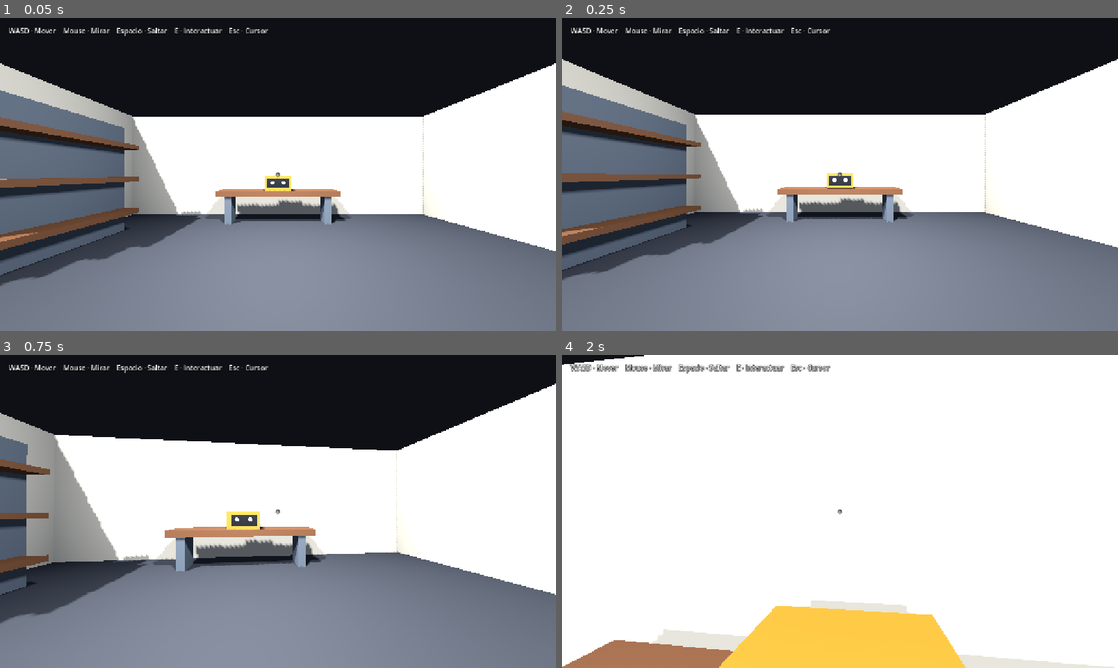
Above: before the commit, frames 1-4 (two rows, left to right).
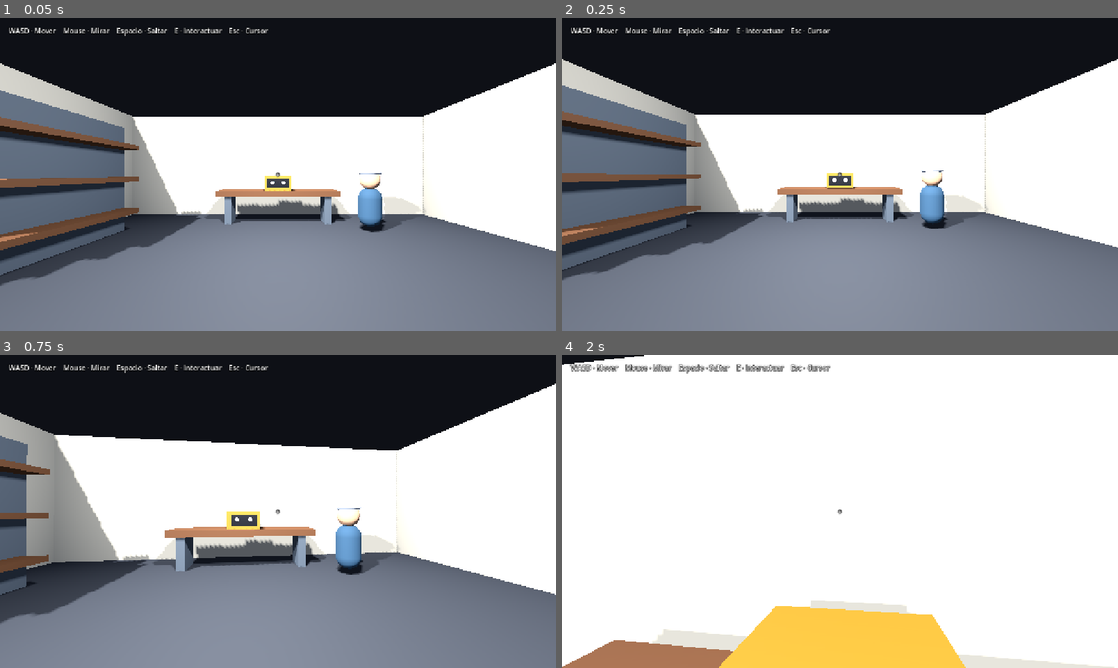
Above: after the commit, the same moments.

Repository: IDozy/starlightlegacy
Game: Godot game, scene res://scenes/main/main.tscn
Same seed, same stepped clock (60 frames per second), same inputs: the game is played once before the commit and once after it.
Inputs (mouse positions are in pixels of both pictures, inside the frame that each line leads up to):
- Up to frame 1 (0.05 s): no input
- Up to frame 2 (0.25 s): no input
- Up to frame 3 (0.75 s): tap Enter at 0.5 s; move the mouse to (305, 511) at 0.52 s; hold W from 0.53 s (still down); tap E at 0.6 s; click (305, 511) at 0.67 s
- Up to frame 4 (2 s): keep holding W; tap Space at 0.77, 1.07, 1.52, 1.55, 1.82 s; tap Enter at 0.8, 1.35 s; move the mouse to (812, 511) at 1.27 s; click (812, 511) at 1.42 s

The runs differ from the first frame. In frame 1, 1.0% of the frame differs, in the area x 64-77%, y 49-69%; in frame 2, 1.0%; in frame 3, 1.2%, in the area x 60-72%, y 48-71%; in frame 4, nothing differs.

Commit message:
feat: Sprint 003 flujo narrativo y primer recuerdo
Validated end-to-end in Godot Desktop and Web.

Diff:
--- /dev/null
+++ b/levels/nasa_memory_01/nasa_memory_01.gd
@@ -0,0 +1,106 @@
+extends Node3D
+
+const SCENE_PORTAL := preload("res://systems/navigation/scene_portal.tscn")
+
+const FLOOR_COLOR := Color(0.14, 0.16, 0.18)
+const WALL_COLOR := Color(0.62, 0.64, 0.62)
+const CONSOLE_COLOR := Color(0.19, 0.24, 0.25)
+const PANEL_COLOR := Color(0.07, 0.10, 0.11)
+const ACCENT_COLOR := Color(0.88, 0.55, 0.16)
+
+@onready var player = $Player
+@onready var interaction_prompt: Label = $HUD/InteractionPrompt
+
+
+func _ready() -> void:
+	_build_environment()
+	_build_lab()
+	player.connect("interaction_prompt_changed", _on_interaction_prompt_changed)
+	interaction_prompt.visible = false
+
+
+func _on_interaction_prompt_changed(prompt: String) -> void:
+	interaction_prompt.text = prompt
+	interaction_prompt.visible = not prompt.is_empty()
+
+
+func _build_environment() -> void:
+	var world_environment := WorldEnvironment.new()
+	var environment := Environment.new()
+	environment.background_mode = Environment.BG_COLOR
+	environment.background_color = Color(0.025, 0.035, 0.045)
+	environment.ambient_light_source = Environment.AMBIENT_SOURCE_COLOR
+	environment.ambient_light_color = Color(0.58, 0.63, 0.68)
+	environment.ambient_light_energy = 0.75
+	world_environment.environment = environment
+	add_child(world_environment)
+
+	var key_light := DirectionalLight3D.new()
+	key_light.rotation_degrees = Vector3(-52.0, 25.0, 0.0)
+	key_light.light_energy = 0.9
+	key_light.shadow_enabled = true
+	add_child(key_light)
+
+	var lab_light := OmniLight3D.new()
+	lab_light.position = Vector3(0.0, 3.0, -1.0)
+	lab_light.omni_range = 10.0
+	lab_light.light_energy = 5.0
+	lab_light.light_color = Color(0.84, 0.9, 1.0)
+	lab_light.shadow_enabled = true
+	add_child(lab_light)
+
+
+func _build_lab() -> void:
+	_create_static_box("Floor", Vector3(0, -0.1, 0), Vector3(14, 0.2, 12), FLOOR_COLOR)
+	_create_static_box("BackWall", Vector3(0, 2.2, -6), Vector3(14, 4.4, 0.2), WALL_COLOR)
+	_create_static_box("LeftWall", Vector3(-7, 2.2, 0), Vector3(0.2, 4.4, 12), WALL_COLOR)
+	_create_static_box("RightWall", Vector3(7, 2.2, 0), Vector3(0.2, 4.4, 12), WALL_COLOR)
+
+	# Consolas de navegación provisionales, inspiradas en laboratorios de mediados del siglo XX.
+	_create_static_box("ConsoleLeft", Vector3(-2.6, 0.7, -3.6), Vector3(3.2, 1.4, 1.1), CONSOLE_COLOR)
+	_create_static_box("ConsoleRight", Vector3(2.6, 0.7, -3.6), Vector3(3.2, 1.4, 1.1), CONSOLE_COLOR)
+	_create_static_box("PanelLeft", Vector3(-2.6, 1.55, -4.05), Vector3(2.6, 1.3, 0.18), PANEL_COLOR)
+	_create_static_box("PanelRight", Vector3(2.6, 1.55, -4.05), Vector3(2.6, 1.3, 0.18), PANEL_COLOR)
+
+	for x in [-3.35, -2.6, -1.85, 1.85, 2.6, 3.35]:
+		_create_static_box(
+			"Indicator_%s" % str(x),
+			Vector3(x, 1.6, -3.94),
+			Vector3(0.16, 0.16, 0.08),
+			ACCENT_COLOR
+		)
+
+	var portal := SCENE_PORTAL.instantiate()
+	portal.position = Vector3(0.0, 0.65, 4.6)
+	add_child(portal)
+
+
+func _create_static_box(
+	box_name: String,
+	box_position: Vector3,
+	box_size: Vector3,
+	color: Color
+) -> StaticBody3D:
+	var body := StaticBody3D.new()
+	body.name = box_name
+	body.position = box_position
+
+	var mesh_instance := MeshInstance3D.new()
+	var mesh := BoxMesh.new()
+	mesh.size = box_size
+
+	var material := StandardMaterial3D.new()
+	material.albedo_color = color
+	material.roughness = 0.8
+	mesh.material = material
+	mesh_instance.mesh = mesh
+	body.add_child(mesh_instance)
+
+	var collision := CollisionShape3D.new()
+	var shape := BoxShape3D.new()
+	shape.size = box_size
+	collision.shape = shape
+	body.add_child(collision)
+
+	add_child(body)
+	return body
--- /dev/null
+++ b/levels/nasa_memory_01/nasa_memory_01.tscn
@@ -0,0 +1,70 @@
+[gd_scene load_steps=3 format=3]
+
+[ext_resource type="Script" path="res://levels/nasa_memory_01/nasa_memory_01.gd" id="1_memory"]
+[ext_resource type="PackedScene" path="res://scenes/player/player.tscn" id="2_player"]
+
+[node name="NasaMemory01" type="Node3D"]
+script = ExtResource("1_memory")
+
+[node name="Player" parent="." instance=ExtResource("2_player")]
+position = Vector3(0, 1.0, 2.8)
+
+[node name="HUD" type="CanvasLayer" parent="."]
+
+[node name="MemoryTitle" type="Label" parent="HUD"]
+offset_left = 24.0
+offset_top = 20.0
+offset_right = 620.0
+offset_bottom = 82.0
+text = "RECUERDO 01 · LABORATORIO DE NAVEGACIÓN"
+theme_override_font_sizes/font_size = 22
+theme_override_colors/font_color = Color(0.94, 0.76, 0.4, 1)
+theme_override_colors/font_outline_color = Color(0, 0, 0, 0.85)
+theme_override_constants/outline_size = 6
+
+[node name="MemorySubtitle" type="Label" parent="HUD"]
+offset_left = 24.0
+offset_top = 54.0
+offset_right = 650.0
+offset_bottom = 94.0
+text = "Un primer vistazo al pasado del abuelo."
+theme_override_font_sizes/font_size = 16
+theme_override_colors/font_outline_color = Color(0, 0, 0, 0.85)
+theme_override_constants/outline_size = 5
+
+[node name="Crosshair" type="Label" parent="HUD"]
+anchors_preset = 8
+anchor_left = 0.5
+anchor_top = 0.5
+anchor_right = 0.5
+anchor_bottom = 0.5
+offset_left = -8.0
+offset_top = -14.0
+offset_right = 8.0
+offset_bottom = 14.0
+grow_horizontal = 2
+grow_vertical = 2
+text = "+"
+horizontal_alignment = 1
+vertical_alignment = 1
+theme_override_colors/font_outline_color = Color(0, 0, 0, 0.9)
+theme_override_constants/outline_size = 5
+
+[node name="InteractionPrompt" type="Label" parent="HUD"]
+visible = false
+anchor_left = 0.5
+anchor_top = 1.0
+anchor_right = 0.5
+anchor_bottom = 1.0
+offset_left = -220.0
+offset_top = -90.0
+offset_right = 220.0
+offset_bottom = -45.0
+grow_horizontal = 2
+grow_vertical = 0
+text = "E · Volver al taller"
+horizontal_alignment = 1
+vertical_alignment = 1
+theme_override_font_sizes/font_size = 20
+theme_override_colors/font_outline_color = Color(0, 0, 0, 0.9)
+theme_override_constants/outline_size = 7
--- a/levels/workshop/workshop.gd
+++ b/levels/workshop/workshop.gd
@@ -1,6 +1,7 @@
 extends Node3D
 
 const INSPECTABLE_OBJECT := preload("res://systems/interaction/inspectable_object.tscn")
+const GRANDFATHER := preload("res://systems/dialogue/grandfather_placeholder.tscn")
 
 const FLOOR_COLOR := Color(0.19, 0.20, 0.22)
 const WALL_COLOR := Color(0.73, 0.70, 0.63)
@@ -72,6 +73,11 @@
 	prototype_device.position = Vector3(0.0, 1.35, -3.65)
 	add_child(prototype_device)
 
+	var grandfather := GRANDFATHER.instantiate()
+	grandfather.position = Vector3(2.7, 0.0, -2.6)
+	grandfather.rotation_degrees = Vector3(0.0, -28.0, 0.0)
+	add_child(grandfather)
+
 
 func _create_static_box(
 	box_name: String,
--- a/project.godot
+++ b/project.godot
@@ -15,6 +15,10 @@
 config/features=PackedStringArray("4.7", "GL Compatibility")
 config/icon="res://icon.svg"
 
+[autoload]
+
+SceneTransition="*res://systems/navigation/scene_transition.gd"
+
 [display]
 
 window/size/viewport_width=1280
--- a/scenes/main/main.gd
+++ b/scenes/main/main.gd
@@ -1,6 +1,7 @@
 extends Node3D
 
 @onready var player = $Player
+@onready var dialogue_controller = $DialogueController
 @onready var crosshair: Label = $HUD/Crosshair
 @onready var interaction_prompt: Label = $HUD/InteractionPrompt
 @onready var inspection_info: Label = $HUD/InspectionInfo
@@ -9,6 +10,8 @@
 func _ready() -> void:
 	player.connect("interaction_prompt_changed", _on_interaction_prompt_changed)
 	player.connect("inspection_state_changed", _on_inspection_state_changed)
+	dialogue_controller.connect("dialogue_active_changed", _on_dialogue_active_changed)
+	dialogue_controller.connect("dialogue_finished", _on_dialogue_finished)
 
 	interaction_prompt.visible = false
 	inspection_info.visible = false
@@ -31,3 +34,21 @@
 		inspection_info.text = "%s\n%s\n\nMouse · Rotar    E / Esc · Volver" % [title, description]
 	else:
 		inspection_info.text = ""
+
+
+func _on_dialogue_active_changed(active: bool) -> void:
+	crosshair.visible = not active
+	if active:
+		interaction_prompt.visible = false
+
+
+func _on_dialogue_finished(dialogue_id: String) -> void:
+	if dialogue_id != "grandfather_intro":
+		return
+
+	if player.has_method("set_control_locked"):
+		player.call("set_control_locked", true)
+
+	var transition := get_node_or_null("/root/SceneTransition")
+	if transition != null and transition.has_method("fade_to_scene"):
+		transition.call("fade_to_scene", "res://levels/nasa_memory_01/nasa_memory_01.tscn")
--- a/scenes/main/main.tscn
+++ b/scenes/main/main.tscn
@@ -1,8 +1,9 @@
-[gd_scene load_steps=4 format=3]
+[gd_scene load_steps=5 format=3]
 
 [ext_resource type="PackedScene" path="res://levels/workshop/workshop.tscn" id="1_workshop"]
 [ext_resource type="PackedScene" path="res://scenes/player/player.tscn" id="2_player"]
 [ext_resource type="Script" path="res://scenes/main/main.gd" id="3_main"]
+[ext_resource type="Script" path="res://systems/dialogue/dialogue_controller.gd" id="4_dialogue"]
 
 [node name="Main" type="Node3D"]
 script = ExtResource("3_main")
@@ -11,6 +12,14 @@
 
 [node name="Player" parent="." instance=ExtResource("2_player")]
 position = Vector3(0, 1.0, 3.4)
+
+[node name="DialogueController" type="Node" parent="."]
+script = ExtResource("4_dialogue")
+player_path = NodePath("../Player")
+dialogue_panel_path = NodePath("../HUD/DialoguePanel")
+speaker_label_path = NodePath("../HUD/DialoguePanel/Speaker")
+text_label_path = NodePath("../HUD/DialoguePanel/Text")
+hint_label_path = NodePath("../HUD/DialoguePanel/Hint")
 
 [node name="HUD" type="CanvasLayer" parent="."]
 
@@ -75,3 +84,53 @@
 theme_override_font_sizes/font_size = 18
 theme_override_colors/font_outline_color = Color(0, 0, 0, 0.9)
 theme_override_constants/outline_size = 7
+
+[node name="DialoguePanel" type="ColorRect" parent="HUD"]
+visible = false
+anchors_preset = 15
+anchor_left = 0.12
+anchor_top = 0.68
+anchor_right = 0.88
+anchor_bottom = 0.94
+offset_left = 0.0
+offset_top = 0.0
+offset_right = 0.0
+offset_bottom = 0.0
+grow_horizontal = 2
+grow_vertical = 2
+mouse_filter = 2
+color = Color(0.035, 0.045, 0.065, 0.94)
+
+[node name="Speaker" type="Label" parent="HUD/DialoguePanel"]
+anchor_right = 1.0
+offset_left = 24.0
+offset_top = 16.0
+offset_right = -24.0
+offset_bottom = 48.0
+text = "Abuelo"
+theme_override_font_sizes/font_size = 22
+theme_override_colors/font_color = Color(0.94, 0.76, 0.4, 1)
+
+[node name="Text" type="Label" parent="HUD/DialoguePanel"]
+anchor_right = 1.0
+anchor_bottom = 1.0
+offset_left = 24.0
+offset_top = 54.0
+offset_right = -24.0
+offset_bottom = -42.0
+text = "Texto de diálogo"
+autowrap_mode = 2
+vertical_alignment = 1
+theme_override_font_sizes/font_size = 20
+
+[node name="Hint" type="Label" parent="HUD/DialoguePanel"]
+anchor_top = 1.0
+anchor_right = 1.0
+anchor_bottom = 1.0
+offset_left = 24.0
+offset_top = -38.0
+offset_right = -24.0
+offset_bottom = -10.0
+text = "E / Enter / clic · Continuar"
+horizontal_alignment = 2
+theme_override_colors/font_color = Color(0.72, 0.76, 0.82, 1)
--- a/scenes/player/player.gd
+++ b/scenes/player/player.gd
@@ -17,6 +17,7 @@
 var _inspected_object: Node = null
 var _inspection_visual: Node3D = null
 var _is_inspecting := false
+var _control_locked := false
 
 
 func _ready() -> void:
@@ -25,6 +26,9 @@
 
 
 func _unhandled_input(event: InputEvent) -> void:
+	if _control_locked:
+		return
+
 	if event is InputEventMouseButton and event.pressed:
 		if Input.mouse_mode != Input.MOUSE_MODE_CAPTURED:
 			_capture_mouse()
@@ -55,7 +59,7 @@
 	if not is_on_floor():
 		velocity += get_gravity() * delta
 
-	if _is_inspecting:
+	if _control_locked or _is_inspecting:
 		velocity.x = move_toward(velocity.x, 0.0, move_speed * 8.0 * delta)
 		velocity.z = move_toward(velocity.z, 0.0, move_speed * 8.0 * delta)
 		move_and_slide()
@@ -89,6 +93,12 @@
 		velocity.z = move_toward(velocity.z, 0.0, move_speed * 8.0 * delta)
 
 	move_and_slide()
+
+
+func set_control_locked(locked: bool) -> void:
+	_control_locked = locked
+	if locked:
+		_set_current_interactable(null)
 
 
 func start_inspection(interactable: Node) -> void:
--- /dev/null
+++ b/systems/dialogue/dialogue_controller.gd
@@ -0,0 +1,113 @@
+extends Node
+
+signal dialogue_active_changed(active: bool)
+signal dialogue_finished(dialogue_id: String)
+
+@export var player_path: NodePath
+@export var dialogue_panel_path: NodePath
+@export var speaker_label_path: NodePath
+@export var text_label_path: NodePath
+@export var hint_label_path: NodePath
+
+@onready var player = get_node(player_path)
+@onready var _dialogue_panel := get_node(dialogue_panel_path) as Control
+@onready var speaker_label := get_node(speaker_label_path) as Label
+@onready var text_label := get_node(text_label_path) as Label
+@onready var hint_label := get_node(hint_label_path) as Label
+
+var _dialogue_id := ""
+var _speaker := ""
+var _lines: Array[String] = []
+var _line_index := 0
+var _active := false
+var _started_frame := -1
+
+
+func _ready() -> void:
+	add_to_group("dialogue_controller")
+	_dialogue_panel.visible = false
+
+
+func _unhandled_input(event: InputEvent) -> void:
+	if not _active:
+		return
+
+	if Engine.get_process_frames() == _started_frame:
+		return
+
+	var advance := false
+
+	if event is InputEventKey and event.pressed and not event.echo:
+		advance = event.keycode == KEY_E or event.keycode == KEY_ENTER or event.keycode == KEY_SPACE
+	elif event is InputEventMouseButton and event.pressed:
+		advance = event.button_index == MOUSE_BUTTON_LEFT
+
+	if advance:
+		advance_dialogue()
+		get_viewport().set_input_as_handled()
+
+
+func start_dialogue(
+	dialogue_id: String,
+	speaker: String,
+	lines: Array[String],
+	source_player: Node = null
+) -> void:
+	if _active or lines.is_empty():
+		return
+
+	if source_player != null:
+		player = source_player
+
+	_dialogue_id = dialogue_id
+	_speaker = speaker
+	_lines = lines.duplicate()
+	_line_index = 0
+	_active = true
+	_started_frame = Engine.get_process_frames()
+
+	if player != null and player.has_method("set_control_locked"):
+		player.call("set_control_locked", true)
+
+	_dialogue_panel.visible = true
+	hint_label.text = "E / Enter / clic · Continuar"
+	dialogue_active_changed.emit(true)
+	_show_current_line()
+
+
+func advance_dialogue() -> void:
+	if not _active:
+		return
+
+	_line_index += 1
+
+	if _line_index >= _lines.size():
+		_finish_dialogue()
+		return
+
+	_show_current_line()
+
+
+func is_dialogue_active() -> bool:
+	return _active
+
+
+func _show_current_line() -> void:
+	speaker_label.text = _speaker
+	text_label.text = _lines[_line_index]
+
+
+func _finish_dialogue() -> void:
+	var finished_id := _dialogue_id
+
+	_active = false
+	_dialogue_panel.visible = false
+	_lines.clear()
+	_line_index = 0
+	_dialogue_id = ""
+
+	if player != null and player.has_method("set_control_locked"):
+		player.call("set_control_locked", false)
+
+	dialogue_active_changed.emit(false)
+	dialogue_finished.emit(finished_id)
--- /dev/null
+++ b/systems/dialogue/grandfather_placeholder.tscn
@@ -0,0 +1,59 @@
+[gd_scene load_steps=10 format=3]
+
+[ext_resource type="Script" path="res://systems/dialogue/talkable_npc.gd" id="1_npc"]
+
+[sub_resource type="StandardMaterial3D" id="Material_body"]
+albedo_color = Color(0.18, 0.28, 0.36, 1)
+roughness = 0.9
+
+[sub_resource type="CapsuleMesh" id="Mesh_body"]
+material = SubResource("Material_body")
+radius = 0.32
+height = 1.15
+
+[sub_resource type="StandardMaterial3D" id="Material_head"]
+albedo_color = Color(0.72, 0.55, 0.43, 1)
+roughness = 0.95
+
+[sub_resource type="SphereMesh" id="Mesh_head"]
+material = SubResource("Material_head")
+radius = 0.28
+height = 0.56
+
+[sub_resource type="StandardMaterial3D" id="Material_hair"]
+albedo_color = Color(0.78, 0.8, 0.82, 1)
+roughness = 0.95
+
+[sub_resource type="SphereMesh" id="Mesh_hair"]
+material = SubResource("Material_hair")
+radius = 0.3
+height = 0.36
+
+[sub_resource type="CapsuleShape3D" id="Shape_npc"]
+radius = 0.38
+height = 1.8
+
+[node name="Grandfather" type="StaticBody3D"]
+script = ExtResource("1_npc")
+display_name = "Abuelo"
+dialogue_id = "grandfather_intro"
+dialogue_lines = PackedStringArray("Vaya... no veía uno de esos desde hace muchos años.", "Cuando era joven, piezas como esa podían decidir si una misión encontraba su camino... o se perdía allá arriba.", "¿Quieren saber para qué servía realmente?", "Entonces tendré que contarles dónde empezó todo.")
+
+[node name="Visual" type="Node3D" parent="."]
+
+[node name="Body" type="MeshInstance3D" parent="Visual"]
+position = Vector3(0, 0.68, 0)
+mesh = SubResource("Mesh_body")
+
+[node name="Head" type="MeshInstance3D" parent="Visual"]
+position = Vector3(0, 1.48, 0)
+mesh = SubResource("Mesh_head")
+
+[node name="Hair" type="MeshInstance3D" parent="Visual"]
+position = Vector3(0, 1.68, -0.02)
+scale = Vector3(1.02, 0.48, 1.02)
+mesh = SubResource("Mesh_hair")
+
+[node name="CollisionShape3D" type="CollisionShape3D" parent="."]
+position = Vector3(0, 0.9, 0)
+shape = SubResource("Shape_npc")
--- /dev/null
+++ b/systems/dialogue/talkable_npc.gd
@@ -0,0 +1,21 @@
+extends StaticBody3D
+
+@export var display_name: String = "Personaje"
+@export var dialogue_id: String = "dialogue"
+@export var dialogue_lines: PackedStringArray = []
+
+
+func get_interaction_prompt() -> String:
+	return "E · Hablar con %s" % display_name
+
+
+func interact(player: Node) -> void:
+	var controller := get_tree().get_first_node_in_group("dialogue_controller")
+	if controller == null or not controller.has_method("start_dialogue"):
+		return
+
+	var lines: Array[String] = []
+	for line in dialogue_lines:
+		lines.append(line)
+
+	controller.call("start_dialogue", dialogue_id, display_name, lines, player)
--- /dev/null
+++ b/systems/navigation/scene_portal.gd
@@ -0,0 +1,20 @@
+extends StaticBody3D
+
+@export var prompt_text: String = "E · Continuar"
+@export_file("*.tscn") var target_scene: String
+
+
+func get_interaction_prompt() -> String:
+	return prompt_text
+
+
+func interact(player: Node) -> void:
+	if target_scene.is_empty():
+		return
+
+	if player != null and player.has_method("set_control_locked"):
+		player.call("set_control_locked", true)
+
+	var transition := get_node_or_null("/root/SceneTransition")
+	if transition != null and transition.has_method("fade_to_scene"):
+		transition.call("fade_to_scene", target_scene)
--- /dev/null
+++ b/systems/navigation/scene_portal.tscn
@@ -0,0 +1,28 @@
+[gd_scene load_steps=5 format=3]
+
+[ext_resource type="Script" path="res://systems/navigation/scene_portal.gd" id="1_portal"]
+
+[sub_resource type="StandardMaterial3D" id="Material_portal"]
+albedo_color = Color(0.12, 0.3, 0.42, 1)
+emission_enabled = true
+emission = Color(0.05, 0.25, 0.38, 1)
+emission_energy_multiplier = 1.6
+roughness = 0.35
+
+[sub_resource type="BoxMesh" id="Mesh_portal"]
+material = SubResource("Material_portal")
+size = Vector3(1.4, 1.1, 0.3)
+
+[sub_resource type="BoxShape3D" id="Shape_portal"]
+size = Vector3(1.4, 1.1, 0.3)
+
+[node name="ScenePortal" type="StaticBody3D"]
+script = ExtResource("1_portal")
+prompt_text = "E · Volver al taller"
+target_scene = "res://scenes/main/main.tscn"
+
+[node name="MeshInstance3D" type="MeshInstance3D" parent="."]
+mesh = SubResource("Mesh_portal")
+
+[node name="CollisionShape3D" type="CollisionShape3D" parent="."]
+shape = SubResource("Shape_portal")
--- /dev/null
+++ b/systems/navigation/scene_transition.gd
@@ -0,0 +1,49 @@
+extends CanvasLayer
+
+var _overlay: ColorRect
+var _transitioning := false
+
+
+func _ready() -> void:
+	layer = 100
+	process_mode = Node.PROCESS_MODE_ALWAYS
+
+	_overlay = ColorRect.new()
+	_overlay.name = "FadeOverlay"
+	add_child(_overlay)
+	_overlay.set_anchors_and_offsets_preset(Control.PRESET_FULL_RECT)
+	_overlay.color = Color(0.015, 0.02, 0.03, 0.0)
+	_overlay.mouse_filter = Control.MOUSE_FILTER_STOP
+	_overlay.visible = false
+
+
+func fade_to_scene(scene_path: String, duration: float = 0.45) -> void:
+	if _transitioning:
+		return
+
+	_transitioning = true
+	_overlay.visible = true
+
+	var fade_out := create_tween()
+	fade_out.set_pause_mode(Tween.TWEEN_PAUSE_PROCESS)
+	fade_out.tween_property(_overlay, "color:a", 1.0, duration)
+	await fade_out.finished
+
+	var error := get_tree().change_scene_to_file(scene_path)
+	if error != OK:
+		push_error("No se pudo cambiar a la escena: %s" % scene_path)
+		_overlay.color.a = 0.0
+		_overlay.visible = false
+		_transitioning = false
+		return
+
+	await get_tree().process_frame
+
+	_overlay.color.a = 1.0
+	var fade_in := create_tween()
+	fade_in.set_pause_mode(Tween.TWEEN_PAUSE_PROCESS)
+	fade_in.tween_property(_overlay, "color:a", 0.0, duration)
+	await fade_in.finished
+
+	_overlay.visible = false
+	_transitioning = false
